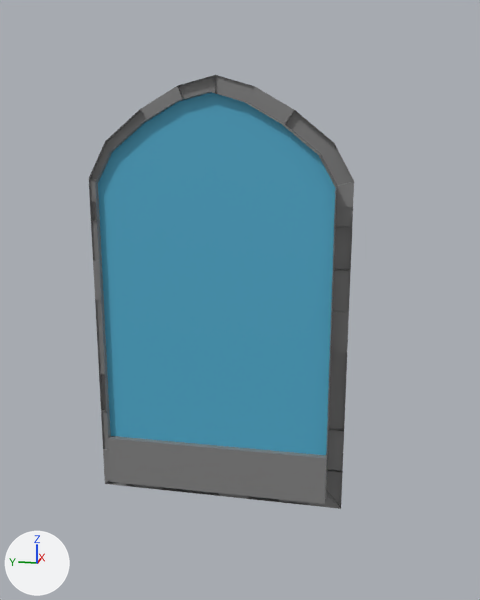
Renders of the glTF model FBX_GLTF/FenêtreCourbSansRebord.glb from each side of a commit.
One viewpoint serves both versions: a 50 mm camera at (0.37, 0.83, 1.37) aimed at (2.5, 1.25, 0.84). Lighting does not change. The marker at lower left points along +X, +Y and +Z. Vertices at the same position are counted once.

The scene before the commit, as lines of its bpy script (objects in view):
```python
me_cube_004 = bpy.data.meshes.new('Cube.004')
me_cube_004.from_pydata(...)  # 300 vertices, 596 faces; spans x -0.039..0.048, y -0.44..0.441, z -0.677..0.782
# faces by material slot: [532, 64]
me_cube_004.materials.append(mat_briquecontour)  # grey #828282
me_cube_004.materials.append(mat_vitre)  # cyan #4facce
ob_empacementfenêtrecourb_002 = bpy.data.objects.new('EmpacementFenêtreCourb.002', me_cube_004)
ob_empacementfenêtrecourb_002.location = (2.472, 1.332, 0.774)
```
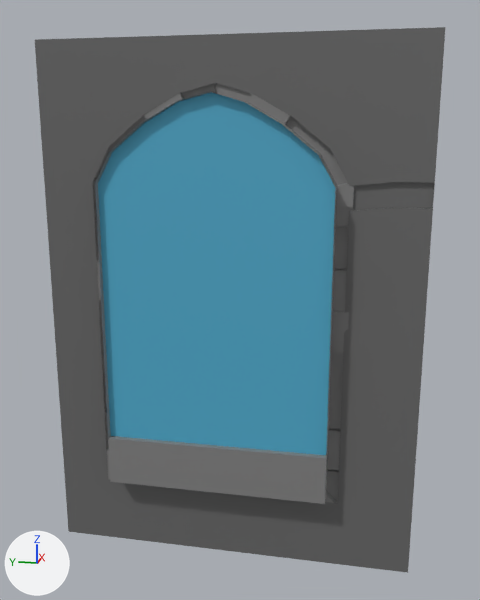
Where the newer file only moved an object's origin or applied its transform, the numbers keep the older frame.

The change, as a diff of the scene's bpy script:
```diff
--- a/FBX_GLTF/FenêtreCourbSansRebord.glb.py
+++ b/FBX_GLTF/FenêtreCourbSansRebord.glb.py
@@ mat_maison1 @@
+mat_maison1 = principled_material('Maison1')
+mat_maison1.base_color = (0.138, 0.138, 0.138)  # dark grey #686868
@@ me_cube_004 @@
 # used by ob_empacementfenêtrecourb_002; location = (2.472, 1.332, 0.774)
-me_cube_004.from_pydata(...)  # 300 vertices, 596 faces; spans x -0.039..0.048, y -0.44..0.441, z -0.677..0.782
+me_cube_004.from_pydata(...)  # 389 vertices, 697 faces; spans x -0.039..0.048, y -0.683..0.602, z -0.899..0.9
+# me_cube_004 part 1: a new loose piece of 89 vertices spanning x 0.03..0.041, y -0.683..0.602, z -0.899..0.9, in mat_maison1 (dark grey #686868)
 me_cube_004.materials.append(mat_briquecontour)
 me_cube_004.materials.append(mat_vitre)
+me_cube_004.materials.append(mat_maison1)  # dark grey #686868
```

Location of each change, [x1, y1, x2, y2] in pixels of the pictures (480 x 600 px):
'EmpacementFenêtreCourb.002', reshaped (55% wider, 26% taller)
    before: [89, 75, 354, 509]
    after: [35, 27, 445, 573]
part 1 of me_cube_004, added
    after: [35, 27, 445, 573]
